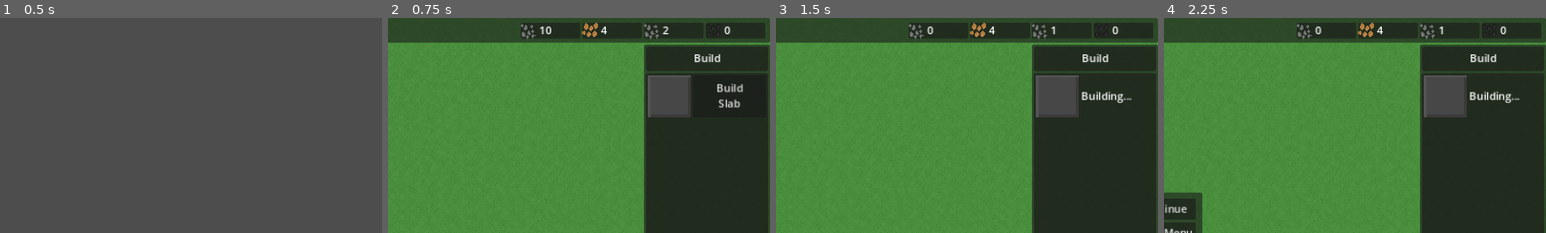
Above: before the commit, frames 1-4 (left to right).
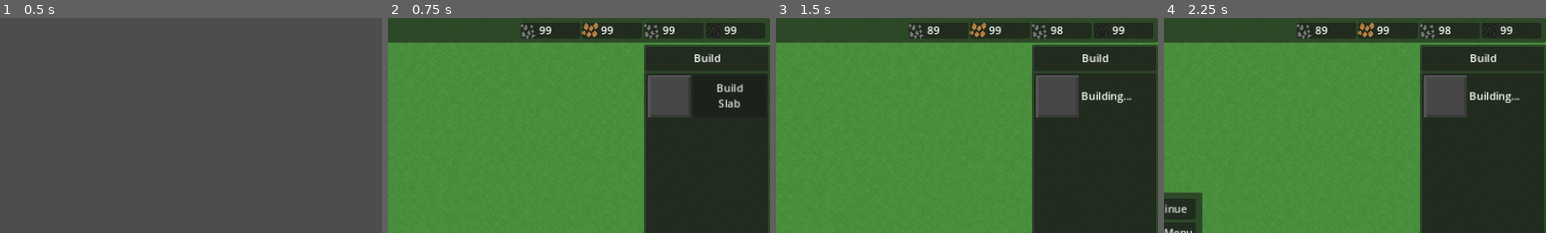
Above: after the commit, the same moments.

Repository: wssuomi/pirate-jam-14
Game: Godot game, scene res://scenes/main_menu.tscn
Same seed, same stepped clock (60 frames per second), same inputs: the game is played once before the commit and once after it.
Inputs:
- Up to frame 1 (0.5 s): no input
- Up to frame 2 (0.75 s): click "Play" at 0.5 s
- Up to frame 3 (1.5 s): click "Build Slab" at 1.25 s
- Up to frame 4 (2.25 s): click "Menu" at 2 s
The pictures show only the part of the screen within x 50-100%, y 0-50%; the shares and areas given below are measured in that part.

Frame 1 is identical in both runs. In frame 2, 0.3% of the frame differs, in the area x 39-92%, y 4-8%; in frame 3, 0.3%; in frame 4, 0.3%.

Commit message:
updated gdd

Diff:
--- a/scripts/Game.gd
+++ b/scripts/Game.gd
@@ -25,10 +25,10 @@
 var decoration_layer: int = 1
 var resource_layer: int = 2
 var building_layer: int = 3
-var copper = 4
-var coal = 0
-var stone = 10
-var iron = 2
+var copper = 99
+var coal = 99
+var stone = 99
+var iron = 99
 var mode = 0
 var building = Buildings.None
 var building_tiles: Dictionary = {"slab":Vector2i(0,4)}
@@ -183,7 +183,6 @@
 			timer.start()
 			return BuildingStates.Building
 		BuildingStates.Waiting:
-			print("Changing state to waiting")
 			button.text = "Place"
 			button.show()
 			label.hide()
Not shown, changed: gdd.md
